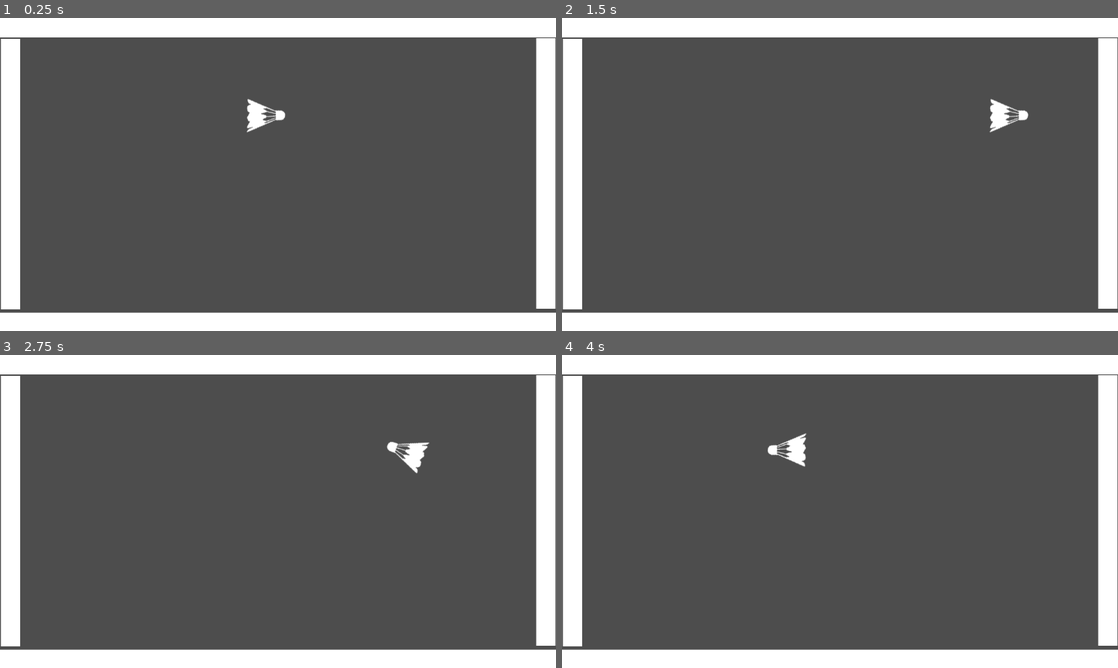
Above: before the commit, frames 1-4 (two rows, left to right).
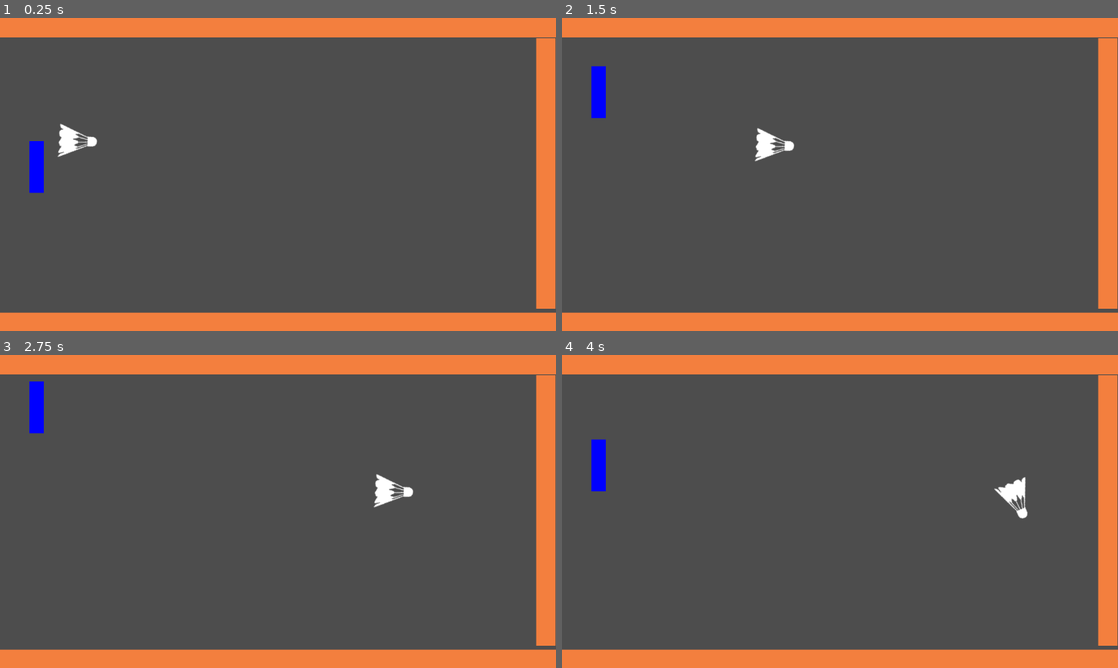
Above: after the commit, the same moments.

Repository: binghamkl/shuttlecock
Game: Godot game, scene res://shuttlecock.tscn
The game is run twice, just before and just after one commit, with the same random seed, the same clock (stepped at 60 frames per second) and the same inputs.
Inputs:
- Up to frame 1 (0.25 s): no input
- Up to frame 2 (1.5 s): hold Up (up, bound only after the commit) 0.53-1.28 s; hold Space (start, bound only after the commit) 0.53-1.28 s; hold Down (down, bound only after the commit) from 1.28 s (still down); tap Space (start, bound only after the commit) at 1.35 s
- Up to frame 3 (2.75 s): release Down (down, bound only after the commit) at 2.03 s; hold Up (up, bound only after the commit) from 2.03 s (still down); hold Space (start, bound only after the commit) from 2.03 s (still down)
- Up to frame 4 (4 s): release Space (start, bound only after the commit) at 2.78 s; tap Space (start, bound only after the commit) at 2.85 s; release Up (up, bound only after the commit) at 3.53 s; hold Down (down, bound only after the commit) from 3.53 s (still down); hold Space (start, bound only after the commit) from 3.53 s (still down)

The runs differ from the first frame. In frame 1, 20% of the frame differs, in the area x 0-100%, y 0-100%; in frame 2, 20%; in frame 3, 20%; in frame 4, 20%.

Commit message:
Added player bat updated score allowed shuttlecock to go offscreen and reset.

Diff:
--- /dev/null
+++ b/PlayerBat.gd
@@ -0,0 +1,16 @@
+extends CharacterBody2D
+class_name PlayerBat
+
+const SPEED = 300.0
+
+
+func _physics_process(delta):
+	# Get the input direction and handle the movement/deceleration.
+	# As good practice, you should replace UI actions with custom gameplay actions.
+	var direction = Input.get_axis("up", "down")
+	if direction:
+		velocity.y = direction * SPEED
+	else:
+		velocity.y = move_toward(velocity.x, 0, SPEED)
+
+	move_and_collide(velocity * delta)
--- a/Shuttlecock.gd
+++ b/Shuttlecock.gd
@@ -1,18 +1,54 @@
 extends CharacterBody2D
+class_name ShuttleCock
+
+signal score()
 
 const SPEED = 300.0
 
 var tween : Tween
+@export var running : bool = false
+var speed : int = SPEED
+var acceleration : int = 20
 
 func _ready():
+	start()
+
+
+func start():
+	running = false
 	velocity.x = 1 * SPEED
+	velocity.y = 0.05 * SPEED
+	position.x = -436
+	position.y = -28
+	rotation = velocity.angle()
 
+
+func SetPosition(pos : Vector2):
+	position = pos
+	rotation = velocity.angle()
+
+
+func _process(delta):
+	if Input.is_action_pressed("start"):
+		running = true
 
 func _physics_process(delta):
 
-	var collide = move_and_collide(velocity * delta)
-	if collide:
-		velocity = velocity.bounce(collide.get_normal()) + Vector2(float((randi() % 100)) / 10 - 5.0, float(randi() % 100) / 10 - 5.0)
-		print(velocity)
-		tween = create_tween()
-		tween.tween_property($".", "rotation", velocity.angle(), 1).set_ease(Tween.EASE_IN_OUT).set_trans(Tween.TRANS_SINE)
+	if running:
+		var collide = move_and_collide(velocity * delta)
+		if collide:
+
+			velocity = velocity.bounce(collide.get_normal()) + Vector2(float((randi() % 100)) / 10 - 5.0, float(randi() % 100) / 10 - 5.0)
+			speed = speed + 10
+			if velocity.x == 0:
+				velocity.y = speed
+			else:
+				var ratio = abs(velocity.x / velocity.y)
+				var x_delta = (ratio /(ratio + 1)) * acceleration
+				var y_delta = (1 /(ratio + 1)) * acceleration
+				velocity.x += x_delta if velocity.x > 0 else -1 * x_delta
+				velocity.y += y_delta if velocity.y > 0 else -1 * y_delta
+			tween = create_tween()
+			tween.tween_property($".", "rotation", velocity.angle(), 1).set_ease(Tween.EASE_IN_OUT).set_trans(Tween.TRANS_SINE)
+			if collide.get_collider() == PlayerBat:
+				score.emit()
--- /dev/null
+++ b/main.gd
@@ -0,0 +1,14 @@
+extends Node2D
+
+var score : int = 0
+
+func _process(delta):
+	if !$Shuttlecock.running:
+		$Shuttlecock.SetPosition($PlayerBat.position + Vector2(100, 0))
+
+func _on_area_2d_body_entered(body):
+	$Shuttlecock.start()
+
+
+func _on_shuttlecock_score():
+	score += 10
--- a/project.godot
+++ b/project.godot
@@ -19,6 +19,24 @@
 
 window/stretch/mode="viewport"
 
+[input]
+
+up={
+"deadzone": 0.5,
+"events": [Object(InputEventKey,"resource_local_to_scene":false,"resource_name":"","device":-1,"window_id":0,"alt_pressed":false,"shift_pressed":false,"ctrl_pressed":false,"meta_pressed":false,"pressed":false,"keycode":0,"physical_keycode":4194320,"key_label":0,"unicode":0,"echo":false,"script":null)
+]
+}
+down={
+"deadzone": 0.5,
+"events": [Object(InputEventKey,"resource_local_to_scene":false,"resource_name":"","device":-1,"window_id":0,"alt_pressed":false,"shift_pressed":false,"ctrl_pressed":false,"meta_pressed":false,"pressed":false,"keycode":0,"physical_keycode":4194322,"key_label":0,"unicode":0,"echo":false,"script":null)
+]
+}
+start={
+"deadzone": 0.5,
+"events": [Object(InputEventKey,"resource_local_to_scene":false,"resource_name":"","device":-1,"window_id":0,"alt_pressed":false,"shift_pressed":false,"ctrl_pressed":false,"meta_pressed":false,"pressed":false,"keycode":0,"physical_keycode":32,"key_label":0,"unicode":32,"echo":false,"script":null)
+]
+}
+
 [physics]
 
 2d/default_gravity=0.0
--- /dev/null
+++ b/shuttlecock.gd
@@ -0,0 +1,7 @@
+extends Node2D
+
+
+
+
+func _on_area_2d_body_entered(body):
+	$Shuttlecock.start()
--- a/shuttlecock.tscn
+++ b/shuttlecock.tscn
@@ -1,7 +1,9 @@
-[gd_scene load_steps=8 format=3 uid="uid://ol3fy5wrdj7k"]
+[gd_scene load_steps=10 format=3 uid="uid://ol3fy5wrdj7k"]
 
 [ext_resource type="Texture2D" uid="uid://crpqg4fvwqnmc" path="res://Images/shuttlecock.png" id="1_ih47p"]
+[ext_resource type="Script" path="res://main.gd" id="1_pbe4o"]
 [ext_resource type="Script" path="res://Shuttlecock.gd" id="1_r2444"]
+[ext_resource type="Script" path="res://PlayerBat.gd" id="3_xxkw2"]
 
 [sub_resource type="PhysicsMaterial" id="PhysicsMaterial_n77np"]
 rough = true
@@ -15,13 +17,18 @@
 [sub_resource type="PhysicsMaterial" id="PhysicsMaterial_4teu5"]
 rough = true
 
-[sub_resource type="PhysicsMaterial" id="PhysicsMaterial_6pawo"]
-rough = true
+[sub_resource type="RectangleShape2D" id="RectangleShape2D_0j56d"]
+size = Vector2(20, 122.067)
 
-[node name="Node2D" type="Node2D"]
+[node name="main" type="Node2D"]
+script = ExtResource("1_pbe4o")
 
 [node name="Shuttlecock" type="CharacterBody2D" parent="."]
-position = Vector2(-100, -122)
+position = Vector2(-436, -28)
+rotation = 0.174533
+disable_mode = 2
+motion_mode = 1
+slide_on_ceiling = false
 script = ExtResource("1_r2444")
 
 [node name="CollisionPolygon2D" type="CollisionPolygon2D" parent="Shuttlecock"]
@@ -47,6 +54,7 @@
 offset_right = 40.0
 offset_bottom = 40.0
 size_flags_vertical = 0
+color = Color(0.952941, 0.498039, 0.243137, 1)
 metadata/_edit_lock_ = true
 
 [node name="CollisionShape2D" type="CollisionShape2D" parent="Walls/TopWall"]
@@ -63,6 +71,7 @@
 offset_right = 40.0
 offset_bottom = 40.0
 size_flags_vertical = 0
+color = Color(0.952941, 0.498039, 0.243137, 1)
 metadata/_edit_lock_ = true
 
 [node name="CollisionShape2D" type="CollisionShape2D" parent="Walls/BottomWall"]
@@ -79,6 +88,7 @@
 offset_right = 40.0
 offset_bottom = 40.0
 size_flags_vertical = 0
+color = Color(0.952941, 0.498039, 0.243137, 1)
 metadata/_edit_lock_ = true
 
 [node name="CollisionShape2D" type="CollisionShape2D" parent="Walls/RightWall"]
@@ -86,18 +96,30 @@
 shape = SubResource("RectangleShape2D_4h8rm")
 metadata/_edit_lock_ = true
 
-[node name="LeftWall" type="StaticBody2D" parent="Walls"]
-position = Vector2(-574, -281)
-scale = Vector2(1, 14)
-physics_material_override = SubResource("PhysicsMaterial_6pawo")
+[node name="PlayerBat" type="CharacterBody2D" parent="."]
+position = Vector2(-515, -69)
+scale = Vector2(0.760001, 2.68)
+script = ExtResource("3_xxkw2")
 
-[node name="ColorRect" type="ColorRect" parent="Walls/LeftWall"]
+[node name="ColorRect" type="ColorRect" parent="PlayerBat"]
 offset_right = 40.0
 offset_bottom = 40.0
-size_flags_vertical = 0
+color = Color(0, 0, 1, 1)
 metadata/_edit_lock_ = true
 
-[node name="CollisionShape2D" type="CollisionShape2D" parent="Walls/LeftWall"]
-position = Vector2(19.9655, 20)
-shape = SubResource("RectangleShape2D_4h8rm")
+[node name="PlayerCollisionShape" type="CollisionPolygon2D" parent="PlayerBat"]
+position = Vector2(13, 20.3358)
+polygon = PackedVector2Array(19.8947, -19.5896, 25.1578, -12.5, 25.1578, -8.76865, 25.1578, -3.17164, 25.1578, -0.559699, 25.1578, 3.91791, 25.1578, 8.39553, 21.2105, 13.6194, 15.9473, 19.2164, -11.6842, 19.2164, -15.6315, -20.3358)
 metadata/_edit_lock_ = true
+
+[node name="Area2D" type="Area2D" parent="."]
+position = Vector2(-892, -54)
+scale = Vector2(2.48, 7.16)
+
+[node name="CollisionShape2D" type="CollisionShape2D" parent="Area2D"]
+position = Vector2(102.419, 9.63687)
+scale = Vector2(1, -19.7315)
+shape = SubResource("RectangleShape2D_0j56d")
+
+[connection signal="score" from="Shuttlecock" to="." method="_on_shuttlecock_score"]
+[connection signal="body_entered" from="Area2D" to="." method="_on_area_2d_body_entered"]
